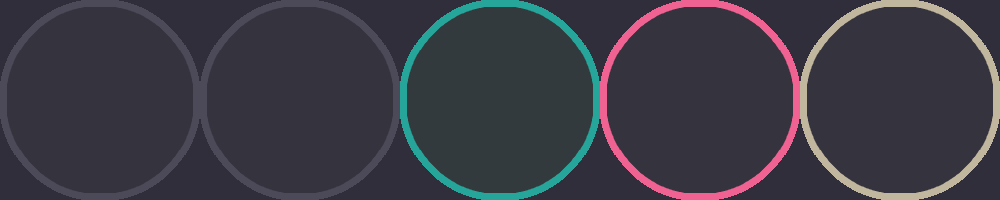
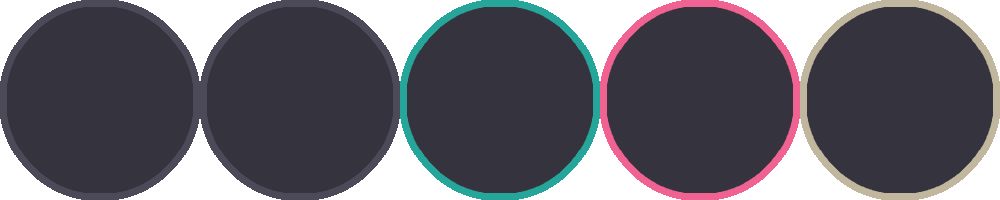
Before/after of a (1000, 200) layered artwork. What changed in the layer stack:
hid "background" over <box>0,0,1000,200</box>
